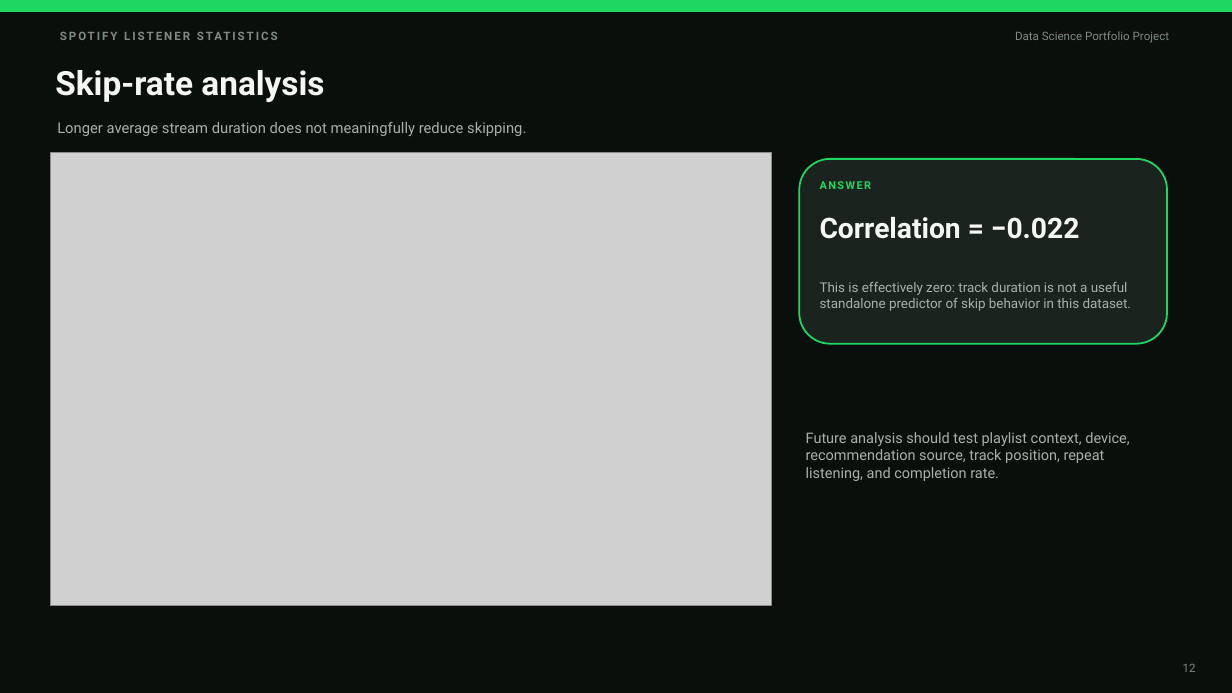
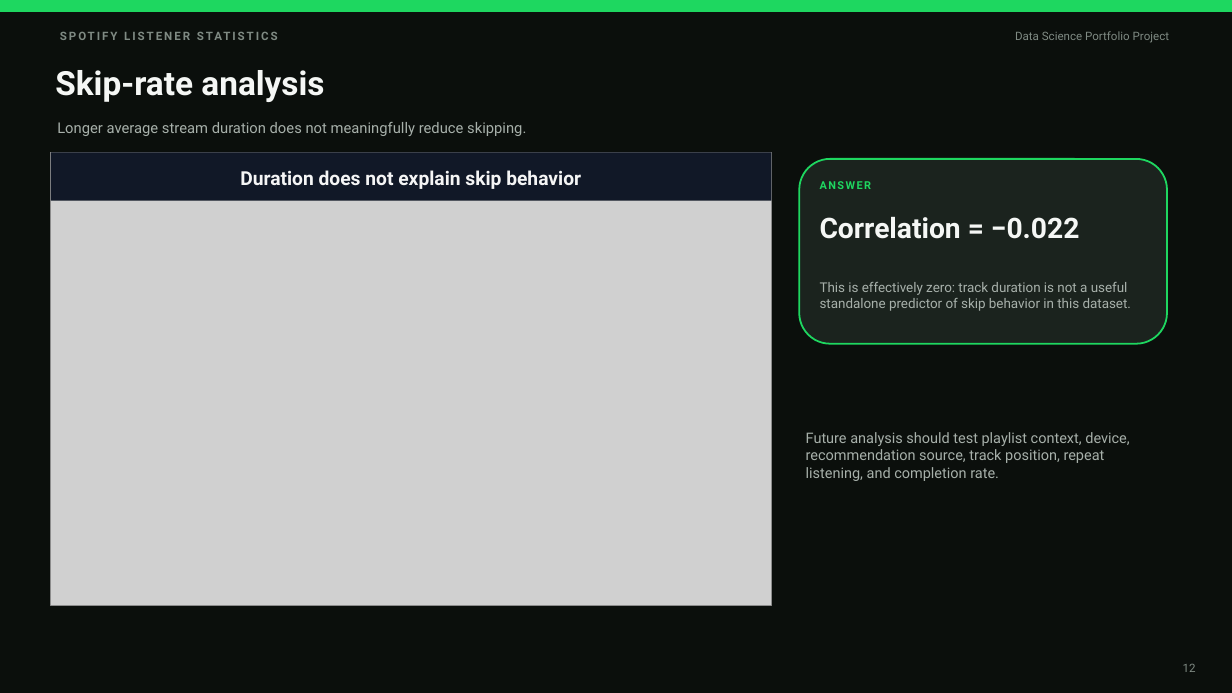
Before and after one commit to mightyalok00/spotify-listener-statistics-eda, a slide deck: slide 12 of Spotify_Listener_Statistics_Analysis_Presentation_By_Alok_Agarwal.pptx. Drawn at 1232x693 pixels with LibreOffice and Linux fonts; fonts in the diff are those of the drawing; grey boxes stand for pictures. Boxes give left, top, right and bottom in pixels: in the first picture for what was removed or moved away, otherwise in the second. Text is boxed around its words. In the diff, an @@ line names an element or a change of style, - is before the commit and + after.

```diff
--- a/Spotify_Listener_Statistics_Analysis_Presentation_By_Alok_Agarwal.pptx
+++ b/Spotify_Listener_Statistics_Analysis_Presentation_By_Alok_Agarwal.pptx
@@ rectangle added at (51,152,772,201), fill #111827 @@
@@ text added at (240,170,581,189), 15 pt, text #F5F5F5, bold @@
+Duration does not explain skip behavior
```
Also in this commit, not shown: 10 other slides changed.
